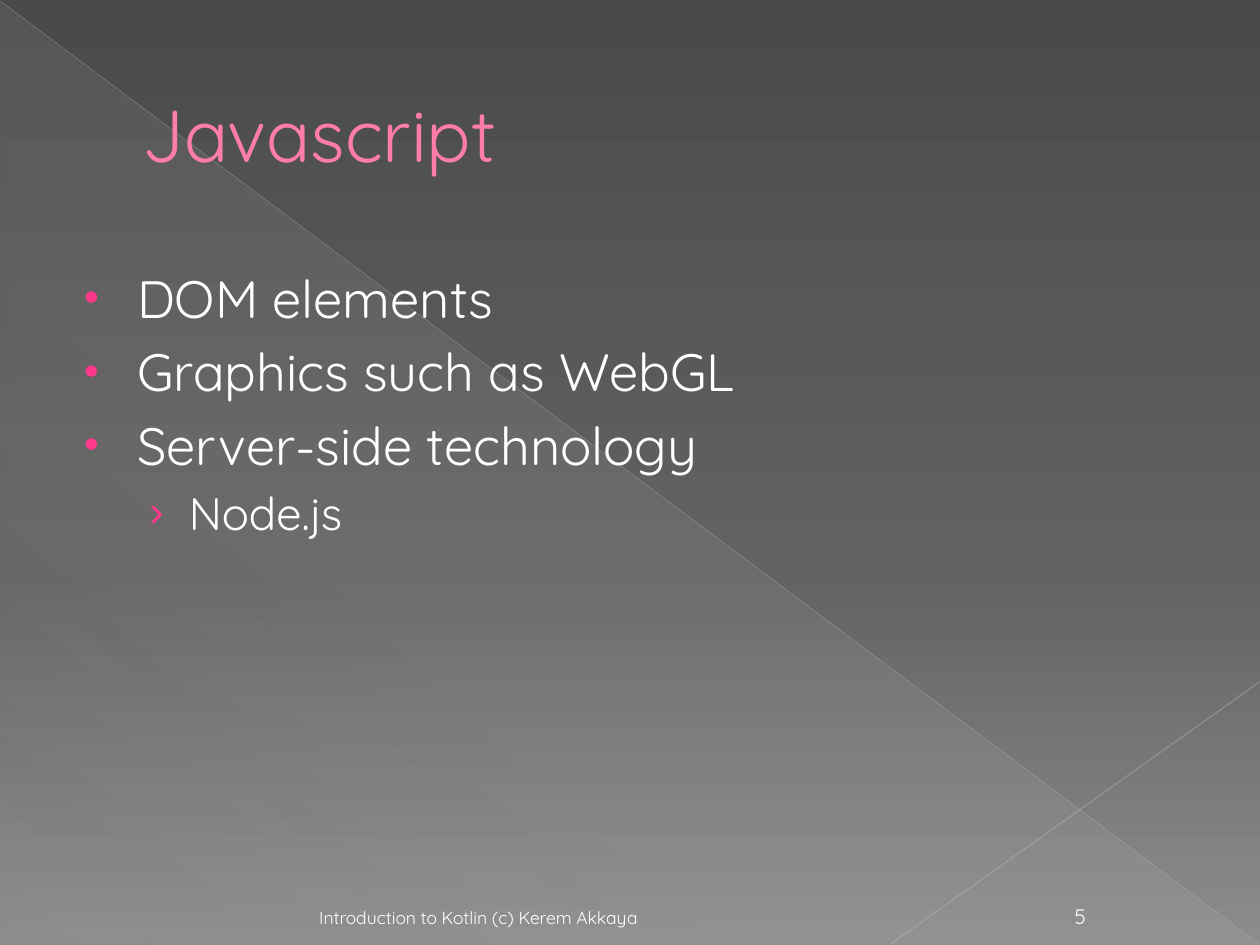
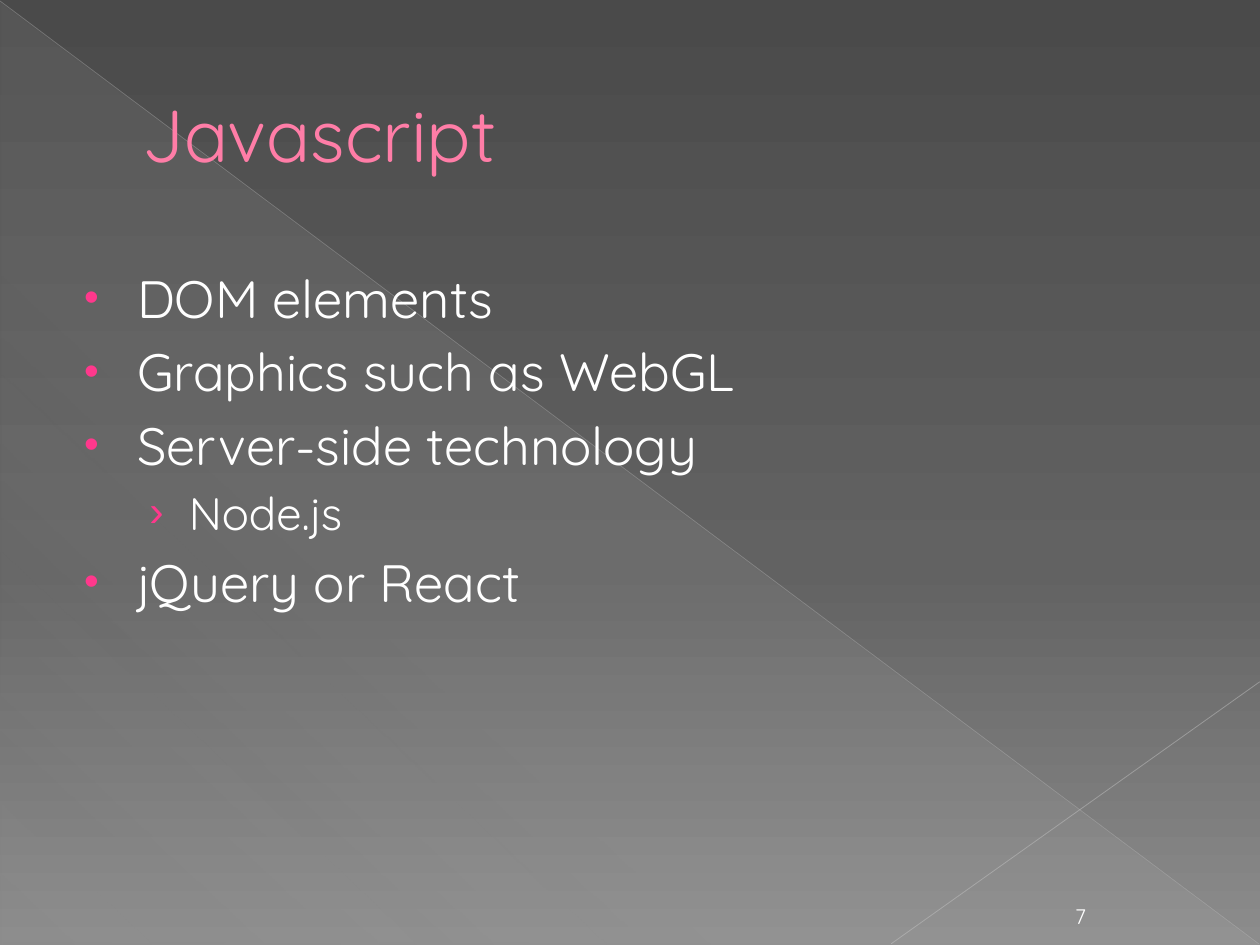
Before and after one commit to KeremAkkaya/kotlinpresentation, a slide deck: slide 7 of Kotlin Programlamaya Giriş.pptx (slide 5 before the commit). Drawn at 1260x945 pixels with LibreOffice and Linux fonts; fonts in the diff are those of the drawing. Boxes give left, top, right and bottom in pixels: in the first picture for what was removed or moved away, otherwise in the second. Text is boxed around its words. In the diff, an @@ line names an element or a change of style, - is before the commit and + after.

Commit message:
Introduction to kotlin

```diff
--- a/Kotlin Programlamaya Giriş.pptx
+++ b/Kotlin Programlamaya Giriş.pptx
@@ text at bbox=[137, 565, 521, 613]: paragraph added @@
+• jQuery or React
@@ text removed at bbox=[319, 911, 637, 928] @@
-Introduction to Kotlin (c) Kerem Akkaya
@@ page number at bbox=[1075, 909, 1086, 924]: text changed @@
-5
+7
```
Also in this commit, not shown: 47 other slides changed, 8 slides added, 1 other file.
